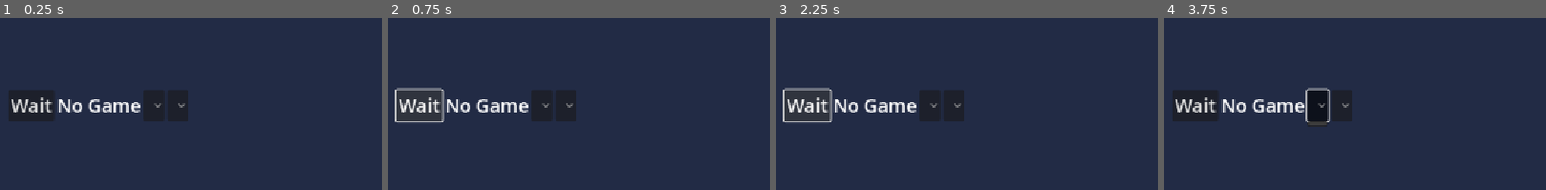
Above: before the commit, frames 1-4 (left to right).
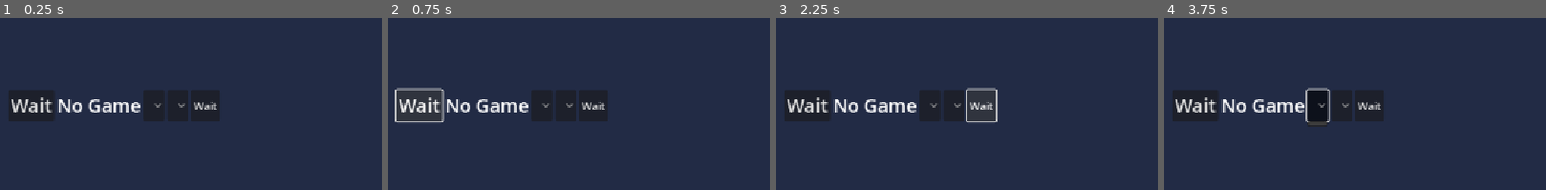
Above: after the commit, the same moments.

Repository: Ksawex4/NovaProot-Hub
Game: Godot game, scene res://scenes/main_desktop.tscn
Two runs of this game, one before a commit and one after it. Both use one fixed random seed, a clock stepped at 60 frames per second and the inputs below. The engine's default icon, where the game draws it, is replaced by a stand-in: a white triangle on a blue panel in a dark square.
Inputs (mouse positions are % of the whole screen's width and height, from its top left):
- Up to frame 1 (0.25 s): no input
- Up to frame 2 (0.75 s): click "Wait" at 0.5 s
- Up to frame 3 (2.25 s): click "Refresh All Cache" at 1.25 s; click "Wait" at 2 s
- Up to frame 4 (3.75 s): click "Done" at 2.75 s; click (20, 66) at 3.5 s
The pictures show only the part of the screen within x 0-50%, y 41-91%; the shares and areas given below are measured in that part.

The runs differ from the first frame. In frame 1, 1.3% of the frame differs, in the area x 50-58%, y 42-60%; in frame 2, 1.3%; in frame 3, 1.0%; in frame 4, 1.3%.

Commit message:
Added an uninstall button

Diff:
--- a/scenes/main_desktop.tscn
+++ b/scenes/main_desktop.tscn
@@ -6,6 +6,7 @@
 [ext_resource type="Theme" uid="uid://ddkttranllejt" path="res://theme.tres" id="3_dmipi"]
 [ext_resource type="Script" uid="uid://ch5nfolwjnqeu" path="res://scripts/game_page.gd" id="3_wtlur"]
 [ext_resource type="Script" uid="uid://cl6mtal156fbu" path="res://scripts/launch.gd" id="5_yoxav"]
+[ext_resource type="Script" uid="uid://bkhgv2o4kprfm" path="res://scripts/uninstall.gd" id="6_rd4of"]
 [ext_resource type="Script" uid="uid://bhqodvw0ou7o6" path="res://scripts/RefreshButton.gd" id="7_g2tc1"]
 [ext_resource type="Script" uid="uid://c82ue3a1tl3xf" path="res://scripts/settings.gd" id="7_uxsxu"]
 
@@ -72,6 +73,11 @@
 [node name="Os" type="OptionButton" parent="TabContainer/Games/Games/GamePage/Middle"]
 layout_mode = 2
 
+[node name="Uninstall" type="Button" parent="TabContainer/Games/Games/GamePage/Middle"]
+layout_mode = 2
+text = "Wait"
+script = ExtResource("6_rd4of")
+
 [node name="Changelog" type="RichTextLabel" parent="TabContainer/Games/Games/GamePage"]
 custom_minimum_size = Vector2(0, 320)
 layout_mode = 2
@@ -118,6 +124,7 @@
 [connection signal="pressed" from="TabContainer/Games/Games/GamePage/Middle/Launch" to="TabContainer/Games/Games/GamePage" method="_on_launch_pressed"]
 [connection signal="item_selected" from="TabContainer/Games/Games/GamePage/Middle/Versions" to="TabContainer/Games/Games/GamePage" method="_on_versions_item_selected"]
 [connection signal="item_selected" from="TabContainer/Games/Games/GamePage/Middle/Os" to="TabContainer/Games/Games/GamePage" method="_on_os_item_selected"]
+[connection signal="pressed" from="TabContainer/Games/Games/GamePage/Middle/Uninstall" to="TabContainer/Games/Games/GamePage/Middle/Uninstall" method="_on_pressed"]
 [connection signal="pressed" from="TabContainer/Games/RefreshButton" to="TabContainer/Games/RefreshButton" method="_on_pressed"]
 [connection signal="text_submitted" from="TabContainer/Settings/GithubApiKey" to="TabContainer/Settings" method="_on_github_api_key_text_submitted"]
 [connection signal="toggled" from="TabContainer/Settings/RemoveAfterInstall" to="TabContainer/Settings" method="_on_remove_after_install_toggled"]
--- a/scripts/globals/CacheManager.gd
+++ b/scripts/globals/CacheManager.gd
@@ -33,7 +33,7 @@
 
 
 func recache_files(force_recache: bool=false) -> void:
-	var files_to_refresh := _get_all_files(CACHE_DIR)
+	var files_to_refresh := get_all_files(CACHE_DIR)
 	for file_path in files_to_refresh:
 		var file_age: int = round(Time.get_unix_time_from_system() - FileAccess.get_modified_time(file_path))
 		#print(file_path, " date_time: ", Time.get_datetime_dict_from_unix_time(file_age), " unix: ", int(file_age))
@@ -67,7 +67,7 @@
 						print("Don't know what to do with this cache file: ", file_path)
 
 
-func _get_all_files(path: String, files: PackedStringArray = PackedStringArray([])) -> PackedStringArray:
+func get_all_files(path: String, files: PackedStringArray = PackedStringArray([])) -> PackedStringArray:
 	var dir := DirAccess.open(path)
 	if DirAccess.get_open_error() == OK:
 		dir.list_dir_begin()
@@ -75,7 +75,7 @@
 
 		while file_name != "":
 			if dir.current_is_dir():
-				files = _get_all_files(dir.get_current_dir() + "/%s" % file_name, files)
+				files = get_all_files(dir.get_current_dir() + "/%s" % file_name, files)
 			else:
 				files.append(dir.get_current_dir()+ "/%s" % file_name)
 			file_name = dir.get_next()
--- a/scripts/globals/FileManager.gd
+++ b/scripts/globals/FileManager.gd
@@ -38,3 +38,13 @@
 
 	print("Finished ", game_id, " ", version)
 	return true
+
+
+func remove_game(game_id: String, version: String, os: String) -> void:
+	var install_path := "user://games/%s/%s-%s" % [game_id, version, os]
+	if DirAccess.dir_exists_absolute(install_path):
+
+		var files := CacheMan.get_all_files(install_path)
+		for file in files:
+			DirAccess.remove_absolute(file)
+		DirAccess.remove_absolute(install_path)
--- a/scripts/launch.gd
+++ b/scripts/launch.gd
@@ -5,6 +5,7 @@
 	DOWNLOAD,
 	WAITING
 }
+@onready var uninstall: Button = $"../Uninstall"
 var State: States = States.WAITING
 var Os := ""
 var Version = ""
@@ -18,9 +19,10 @@
 	else:
 		State = States.DOWNLOAD
 		text = "Download"
+	uninstall.update_state(game_id, version, os)
 
 
-func on_pressed(game_id: String, version: String, game_release: Dictionary, os: String) -> void:
+func on_pressed(game_id: String, version: String, game_release: Dictionary, os: String, update_uninstall: bool=false) -> void:
 	match State:
 		States.LAUNCH:
 			OS.create_process(GamesMan.get_game_executable_path(game_id, version, os), [])
@@ -30,3 +32,5 @@
 			Os = os
 			await FileMan.download_game(game_id, version, game_release, os)
 			update_state(game_id, version, Os)
+			if update_uninstall:
+				uninstall.update_state(game_id, version, os)
--- /dev/null
+++ b/scripts/uninstall.gd
@@ -0,0 +1,35 @@
+extends Button
+
+enum States {
+	NOT_INSTALLED,
+	UNINSTALL,
+	WAITING,
+}
+var State: States = States.WAITING
+@onready var launch: Button = $"../Launch"
+var Game_id := ""
+var Version := ""
+var Os := ""
+
+func _on_pressed() -> void:
+	print("Duck", State)
+	if State == 1:
+		print("uninstalin")
+		State = States.WAITING
+		text = "Wait"
+		FileMan.remove_game(Game_id, Version, Os)
+		update_state(Game_id, Version, Os, true)
+
+
+func update_state(game_id: String, version: String, os: String, update_launch: bool=false) -> void:
+	Game_id = game_id
+	Version = version
+	Os = os
+	if FileMan.game_version_exists(game_id, version, os):
+		State = States.UNINSTALL
+		text = "Uninstall"
+	else:
+		State = States.NOT_INSTALLED
+		text = "Not installed"
+	if update_launch:
+		launch.update_state(game_id, version, os)
Not shown: 1 places in scenes/main_desktop.tscn that only renumber resources
Not shown, added: scripts/uninstall.gd.uid
